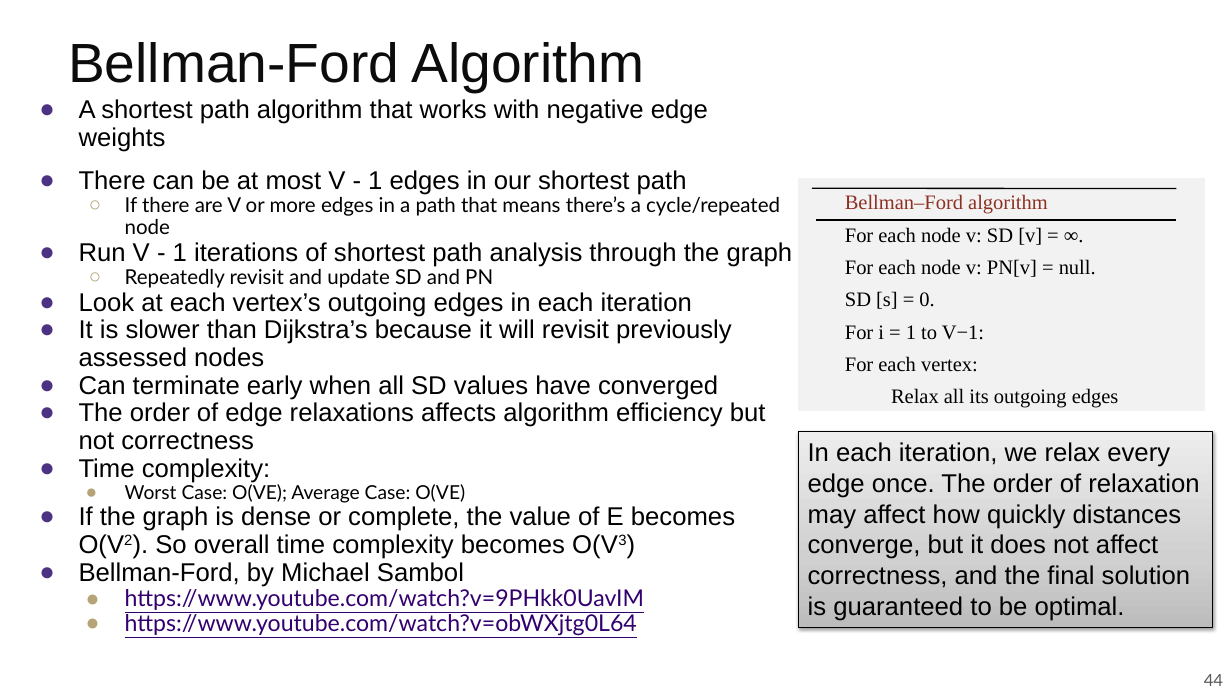
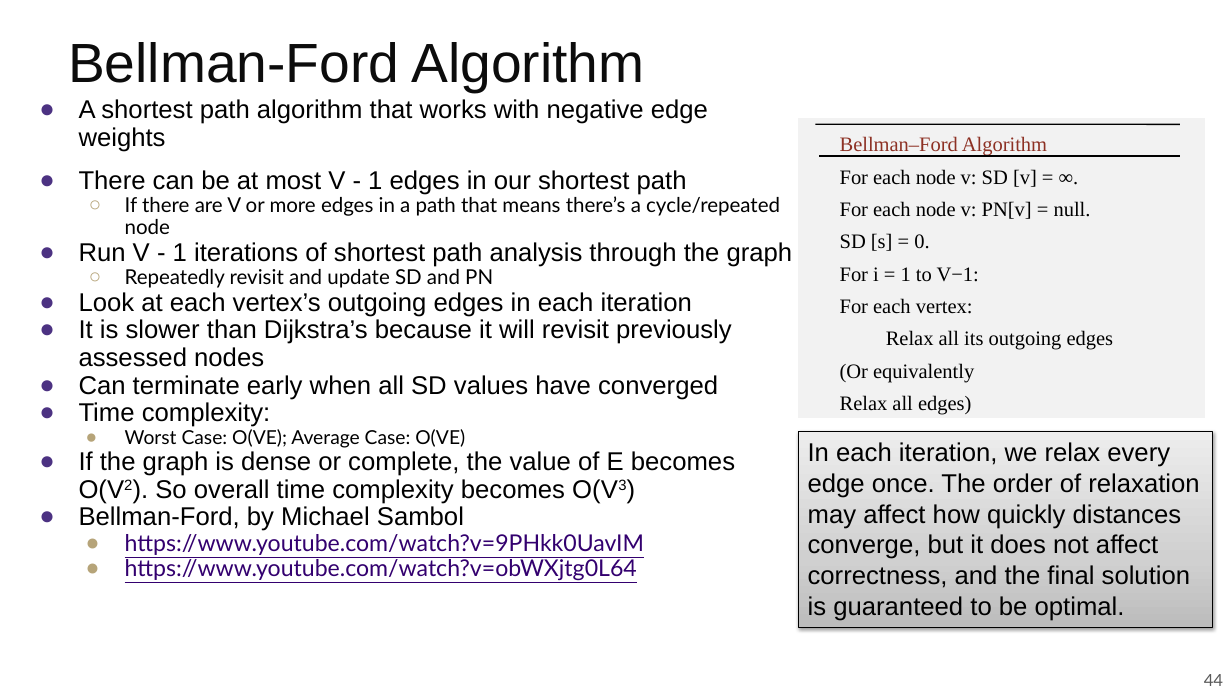
Before and after one commit to guhofstra/CSC175Sp26, a slide deck: slide 44 of PPTs/Lecture 5.1 Shortest Paths Algorithms.pptx. Drawn at 1232x693 pixels with LibreOffice and Linux fonts; fonts in the diff are those of the drawing. Boxes give left, top, right and bottom in pixels: in the first picture for what was removed or moved away, otherwise in the second. Text is boxed around its words. In the diff, an @@ line names an element or a change of style, - is before the commit and + after.

```diff
--- a/PPTs/Lecture 5.1 Shortest Paths Algorithms.pptx
+++ b/PPTs/Lecture 5.1 Shortest Paths Algorithms.pptx
@@ freeform shape resized from (x1=799, y1=178, x2=1204, y2=410) to (x1=799, y1=118, x2=1204, y2=418) @@
@@ line moved from (812, 189) - (1177, 189) to (816, 124) - (1180, 125) @@
@@ text at (x1=840, y1=136, x2=1047, y2=156): text changed @@
-Bellman–Ford algorithm
+Bellman–Ford Algorithm
@@ text "Bellman–Ford Algorithm" moved from (x1=845, y1=194, x2=1119, y2=408) to (x1=840, y1=136, x2=1114, y2=415) @@
@@ line moved from (816, 220) - (1177, 220) to (820, 156) - (1180, 156) @@
@@ text at (x1=840, y1=363, x2=974, y2=415): paragraphs added @@
+(Or equivalently
+Relax all edges)
@@ text at (x1=79, y1=402, x2=766, y2=450): paragraph removed @@
-● The order of edge relaxations affects algorithm efficiency but not correctness
```
Also in this commit, not shown: 1 other slide changed, 1 other file.
